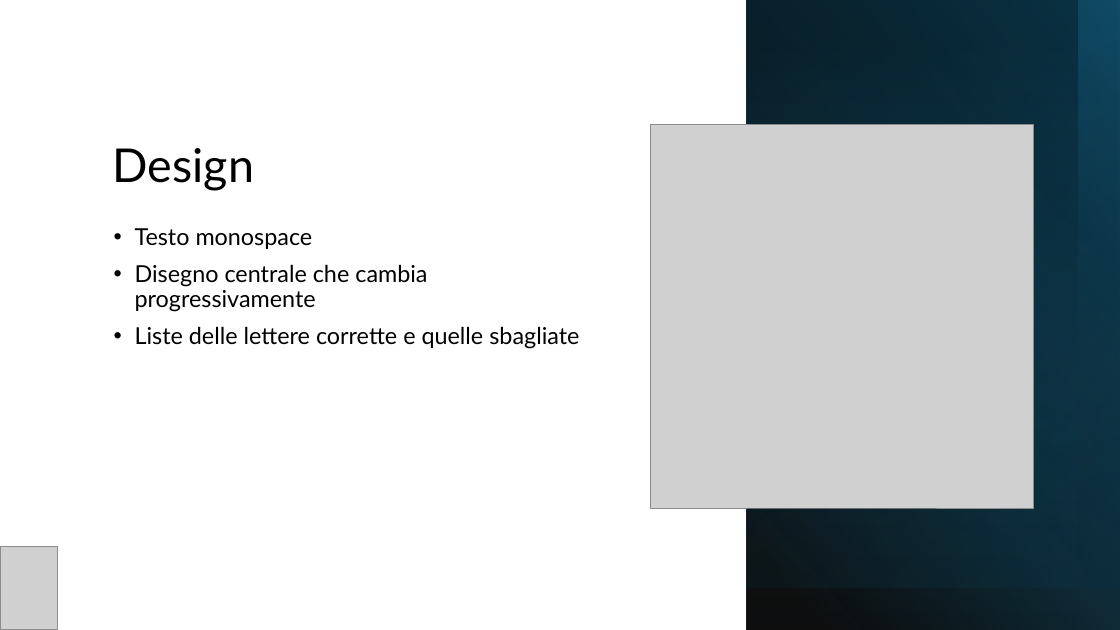
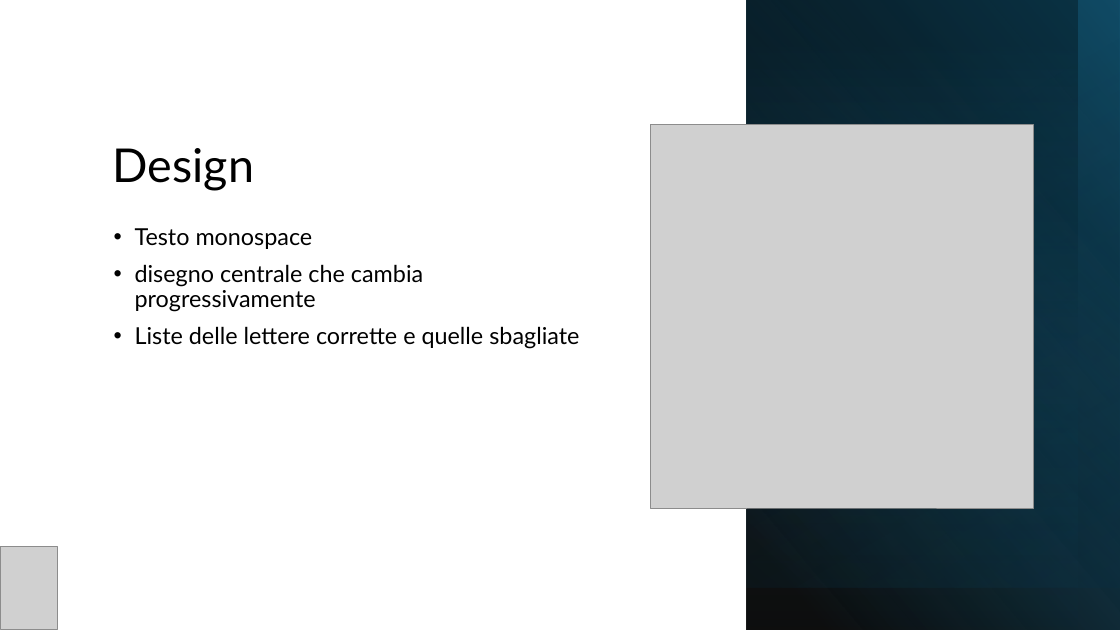
Before and after one commit to geo-petrini/impiccato, a slide deck: slide 4 of docs/Presentazione fatta male.pptx. Drawn at 1120x630 pixels with LibreOffice and Linux fonts; fonts in the diff are those of the drawing; grey boxes stand for pictures. Boxes give left, top, right and bottom in pixels: in the first picture for what was removed or moved away, otherwise in the second. Text is boxed around its words. In the diff, an @@ line names an element or a change of style, - is before the commit and + after.

```diff
--- a/docs/Presentazione fatta male.pptx
+++ b/docs/Presentazione fatta male.pptx
@@ text at [135,264,423,312]: text changed @@
-• Disegno centrale che cambia progressivamente
+• disegno centrale che cambia progressivamente
```
Also in this commit, not shown: 3 other slides changed.
